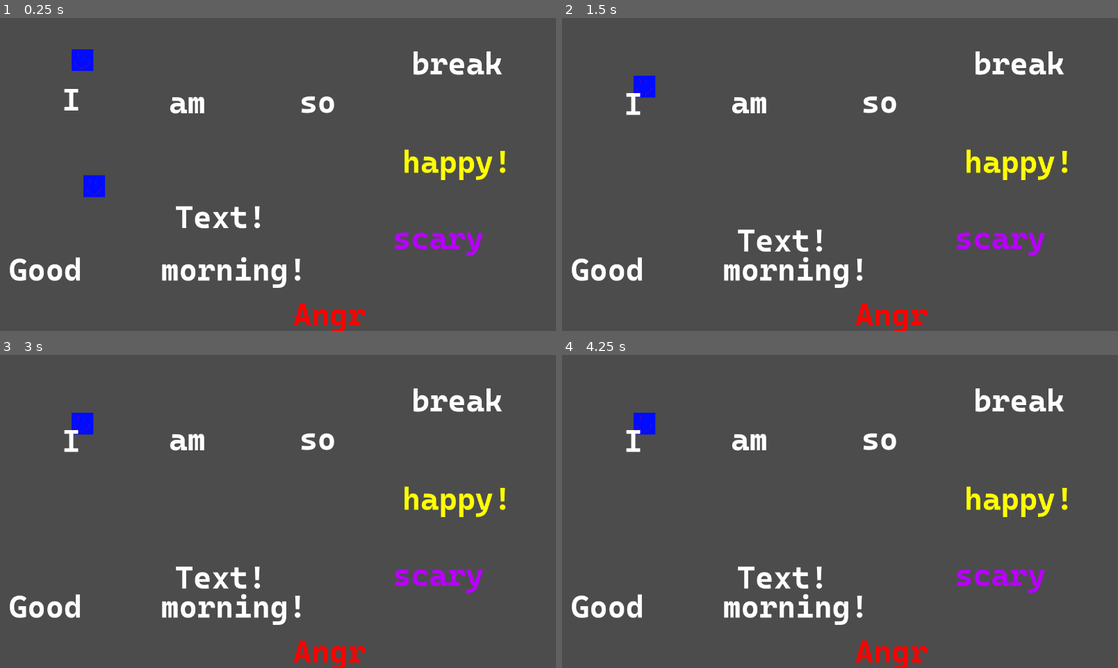
Above: before the commit, frames 1-4 (two rows, left to right).
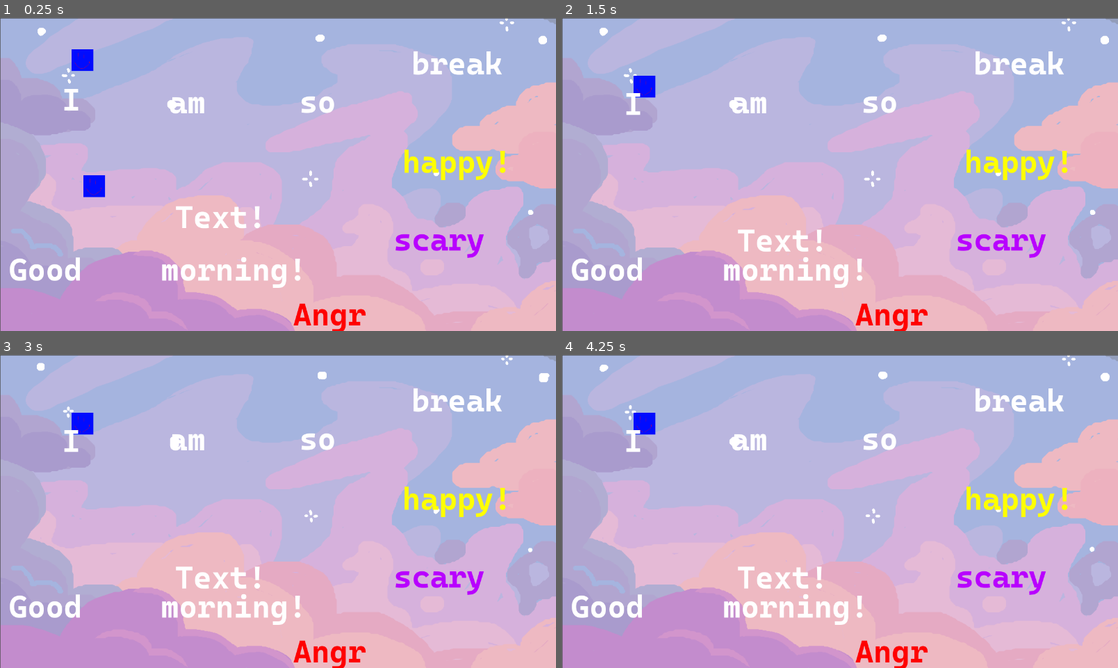
Above: after the commit, the same moments.

Repository: NitroGuy10/Chillennium2023
Game: Godot game, scene res://assets/Levels/Test_Level.tscn
The game is run twice, just before and just after one commit, with the same random seed, the same clock (stepped at 60 frames per second) and the same inputs.
Inputs:
- Up to frame 1 (0.25 s): no input
- Up to frame 2 (1.5 s): hold Right (ui_right) from 0.53 s (still down); tap Shift (dash) at 0.6, 1.35 s; tap Up (ui_up) at 0.77 s
- Up to frame 3 (3 s): tap Up (ui_up) at 1.52 s; release Right (ui_right) at 2.03 s; hold Left (ui_left) 2.03-2.78 s; tap Shift (dash) at 2.1, 2.85 s; hold Right (ui_right) from 2.78 s (still down)
- Up to frame 4 (4.25 s): keep holding Right (ui_right); tap Up (ui_up) at 3.02, 3.77 s; tap Shift (dash) at 3.6 s

The runs differ from the first frame. In frame 1, 96% of the frame differs, in the area x 0-100%, y 0-100%; in frame 2, 96%; in frame 3, 96%; in frame 4, 96%.

Commit message:
Backgrounds

Diff:
--- a/assets/Levels/Test_Level.tscn
+++ b/assets/Levels/Test_Level.tscn
@@ -1,14 +1,56 @@
-[gd_scene load_steps=6 format=2]
+[gd_scene load_steps=34 format=2]
 
 [ext_resource path="res://assets/Objects/Player.tscn" type="PackedScene" id=1]
 [ext_resource path="res://assets/Objects/PushableWord.tscn" type="PackedScene" id=2]
+[ext_resource path="res://assets/Sprites/Backgrounds/level1/LEVEL_1.0-14.png" type="Texture" id=3]
 [ext_resource path="res://assets/Objects/WordPlatformInteractable.tscn" type="PackedScene" id=4]
 [ext_resource path="res://assets/Objects/WordPlatformBreak.tscn" type="PackedScene" id=5]
 [ext_resource path="res://assets/Levels/LevelController.gd" type="Script" id=6]
+[ext_resource path="res://assets/Sprites/Backgrounds/level1/LEVEL_1.0-15.png" type="Texture" id=7]
+[ext_resource path="res://assets/Sprites/Backgrounds/level1/LEVEL_1.0-1.png" type="Texture" id=8]
+[ext_resource path="res://assets/Sprites/Backgrounds/level1/LEVEL_1.0-2.png" type="Texture" id=9]
+[ext_resource path="res://assets/Sprites/Backgrounds/level1/LEVEL_1.0-3.png" type="Texture" id=10]
+[ext_resource path="res://assets/Sprites/Backgrounds/level1/LEVEL_1.0-8.png" type="Texture" id=11]
+[ext_resource path="res://assets/Sprites/Backgrounds/level1/LEVEL_1.0-11.png" type="Texture" id=12]
+[ext_resource path="res://assets/Sprites/Backgrounds/level1/LEVEL_1.0-4.png" type="Texture" id=13]
+[ext_resource path="res://assets/Sprites/Backgrounds/level1/LEVEL_1.0-9.png" type="Texture" id=14]
+[ext_resource path="res://assets/Sprites/Backgrounds/level1/LEVEL_1.0-6.png" type="Texture" id=15]
+[ext_resource path="res://assets/Sprites/Backgrounds/level1/LEVEL_1.0-10.png" type="Texture" id=16]
+[ext_resource path="res://assets/Sprites/Backgrounds/level1/LEVEL_1.0-13.png" type="Texture" id=17]
+[ext_resource path="res://assets/Sprites/Backgrounds/level1/LEVEL_1.0-5.png" type="Texture" id=18]
+[ext_resource path="res://assets/Sprites/Backgrounds/level1/LEVEL_1.0-0.png" type="Texture" id=19]
+[ext_resource path="res://assets/Sprites/Backgrounds/level1/LEVEL_1.0-12.png" type="Texture" id=20]
+[ext_resource path="res://assets/Sprites/Backgrounds/level1/LEVEL_1.0-7.png" type="Texture" id=21]
+[ext_resource path="res://assets/Sprites/Backgrounds/level1/LEVEL_1.0-16.png" type="Texture" id=22]
+[ext_resource path="res://assets/Sprites/Backgrounds/level1/LEVEL_1.0-24.png" type="Texture" id=23]
+[ext_resource path="res://assets/Sprites/Backgrounds/level1/LEVEL_1.0-25.png" type="Texture" id=24]
+[ext_resource path="res://assets/Sprites/Backgrounds/level1/LEVEL_1.0-21.png" type="Texture" id=25]
+[ext_resource path="res://assets/Sprites/Backgrounds/level1/LEVEL_1.0-17.png" type="Texture" id=26]
+[ext_resource path="res://assets/Sprites/Backgrounds/level1/LEVEL_1.0-18.png" type="Texture" id=27]
+[ext_resource path="res://assets/Sprites/Backgrounds/level1/LEVEL_1.0-20.png" type="Texture" id=28]
+[ext_resource path="res://assets/Sprites/Backgrounds/level1/LEVEL_1.0-19.png" type="Texture" id=29]
+[ext_resource path="res://assets/Sprites/Backgrounds/level1/LEVEL_1.0-26.png" type="Texture" id=30]
+[ext_resource path="res://assets/Sprites/Backgrounds/level1/LEVEL_1.0-22.png" type="Texture" id=31]
+[ext_resource path="res://assets/Sprites/Backgrounds/level1/LEVEL_1.0-23.png" type="Texture" id=32]
+
+[sub_resource type="SpriteFrames" id=1]
+animations = [ {
+"frames": [ ExtResource( 19 ), ExtResource( 8 ), ExtResource( 9 ), ExtResource( 10 ), ExtResource( 13 ), ExtResource( 18 ), ExtResource( 15 ), ExtResource( 21 ), ExtResource( 11 ), ExtResource( 14 ), ExtResource( 16 ), ExtResource( 12 ), ExtResource( 20 ), ExtResource( 17 ), ExtResource( 3 ), ExtResource( 7 ), ExtResource( 22 ), ExtResource( 26 ), ExtResource( 27 ), ExtResource( 29 ), ExtResource( 28 ), ExtResource( 25 ), ExtResource( 31 ), ExtResource( 32 ), ExtResource( 23 ), ExtResource( 24 ), ExtResource( 30 ) ],
+"loop": true,
+"name": "default",
+"speed": 5.0
+} ]
 
 [node name="Test_Level" type="Node2D"]
 script = ExtResource( 6 )
 scenePath = "res://assets/Levels/Test_Level.tscn"
+
+[node name="Background" type="AnimatedSprite" parent="."]
+position = Vector2( 640.111, 360.25 )
+scale = Vector2( 0.666204, 0.666204 )
+frames = SubResource( 1 )
+frame = 16
+playing = true
 
 [node name="Player" parent="." instance=ExtResource( 1 )]
 position = Vector2( 217, 334 )
@@ -59,7 +101,7 @@
 textString = "morning!"
 
 [node name="WordPlatformInteractable7" parent="." instance=ExtResource( 4 )]
-position = Vector2( 908, 504 )
+position = Vector2( 910, 508 )
 textString = "scary"
 enableEmotion = true
 impartFear = true
Binary file added: assets/Sprites/Backgrounds/LEVEL_1.0.gif
Binary file added: assets/Sprites/Backgrounds/LEVEL_2.0.gif
Binary file added: assets/Sprites/Backgrounds/LEVEL_3.0.gif
Binary file added: assets/Sprites/Backgrounds/LEVEL_4.0.gif
Binary file added: assets/Sprites/Backgrounds/LEVEL_5.0.gif
Binary file added: assets/Sprites/Backgrounds/LEVEL_6.0.gif
Binary file added: assets/Sprites/Backgrounds/LEVEL_7.0.gif
Binary file added: assets/Sprites/Backgrounds/LEVEL_8.0.gif
Binary file added: assets/Sprites/Backgrounds/LEVEL_9.0.gif
Binary file added: assets/Sprites/Backgrounds/level1/LEVEL_1.0-0.png
Not shown, added: assets/Sprites/Backgrounds/level1/LEVEL_1.0-0.png.import
Binary file added: assets/Sprites/Backgrounds/level1/LEVEL_1.0-1.png
(and 54 more such lines)
